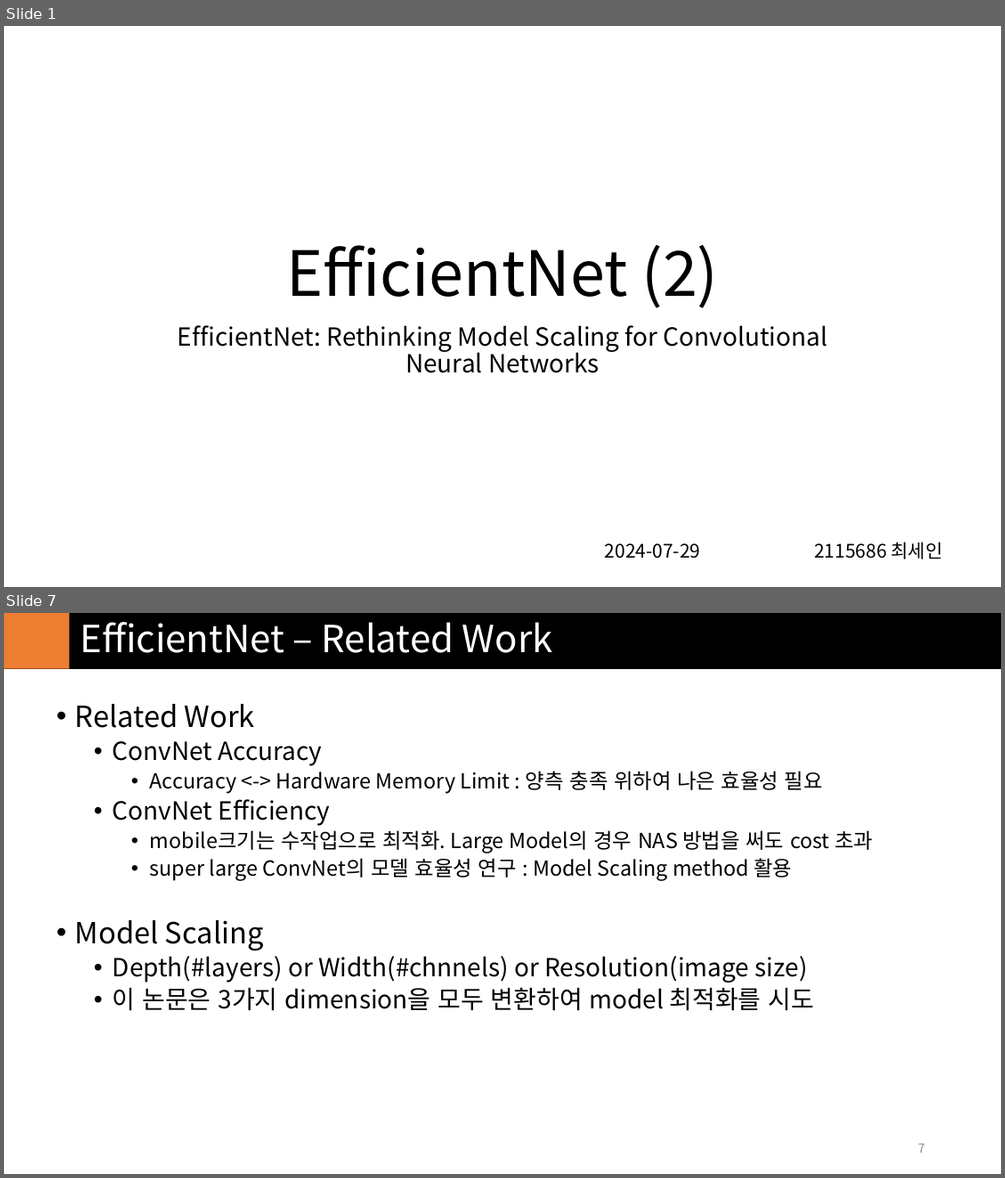
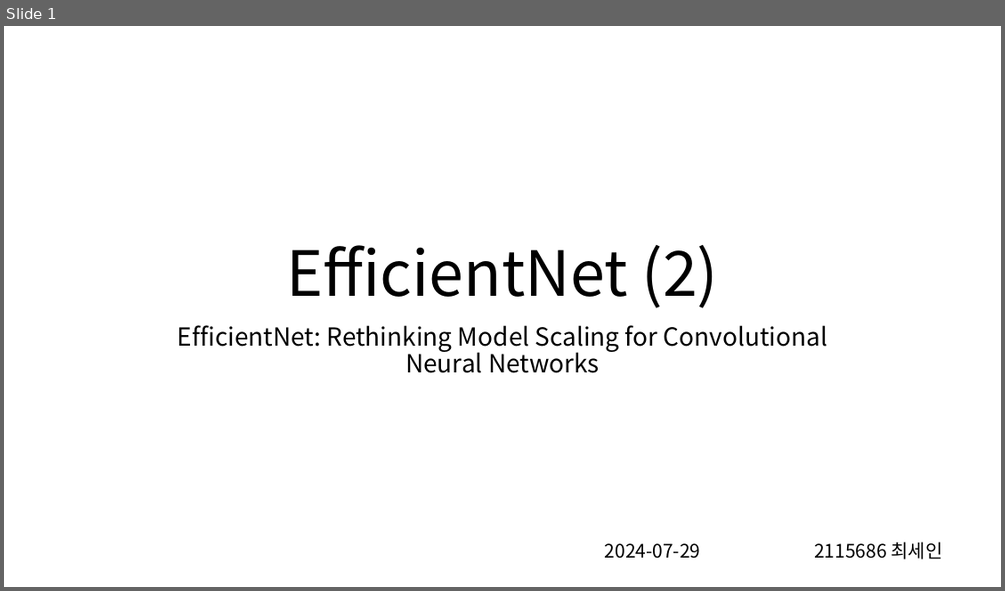
Before and after one commit to in3der/ivpl_Study_Model, a slide deck: EfficientNet/report/NASNet&EfficientNet_2.pptx. Shown one above the other, each under a label of ours: slides 1 and 7 before the commit, slide 1 after it; the slides between them are not shown. The pictures are 1005x1178 and 1005x591 pixels, drawn with LibreOffice and Linux fonts; fonts in the diff are those of the drawing. Boxes give left, top, right and bottom in pixels: in the first picture for what was removed or moved away, otherwise in the second. Text is boxed around its words. In the diff, an @@ line names an element or a change of style, - is before the commit and + after.

Commit message:
EfficientNet

```diff
--- a/EfficientNet/report/NASNet&EfficientNet_2.pptx
+++ b/EfficientNet/report/NASNet&EfficientNet_2.pptx
@@ slide 7 removed at [4,613,1001,1174], background #FFFFFF @@
@@ rectangle removed at [4,613,1001,668] @@
@@ rectangle removed at [4,613,70,668] @@
@@ title removed at [80,622,553,653] @@
-EfficientNet – Related Work
@@ text removed at [75,704,873,1011] @@
-• Related Work
-  • ConvNet Accuracy
-    • Accuracy <-> Hardware Memory Limit : 양측 충족 위하여 나은 효율성 필요
-  • ConvNet Efficiency
-    • mobile크기는 수작업으로 최적화. Large Model의 경우 NAS 방법을 써도 cost 초과
-    • super large ConvNet의 모델 효율성 연구 : Model Scaling method 활용
-• Model Scaling
-  • Depth(#layers) or Width(#chnnels) or Resolution(image size)
-  • 이 논문은 3가지 dimension을 모두 변환하여 model 최적화를 시도
@@ page number removed at [918,1143,925,1152] @@
-7
```
Also in this commit, not shown: 3 slides changed, 6 slides added, 7 other slides removed, 1 other file.
